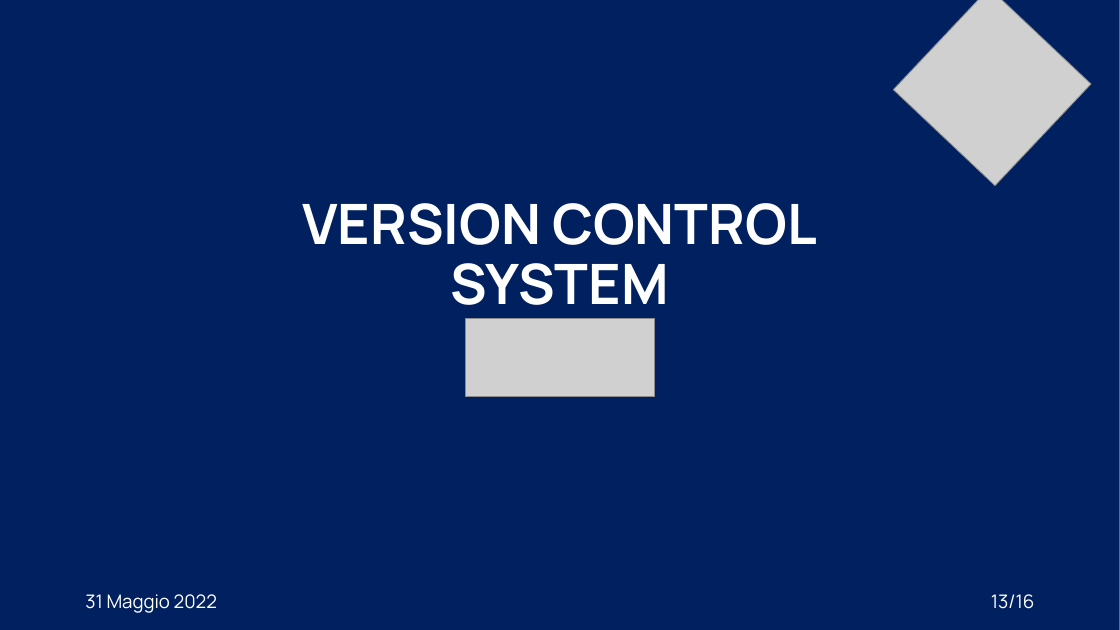
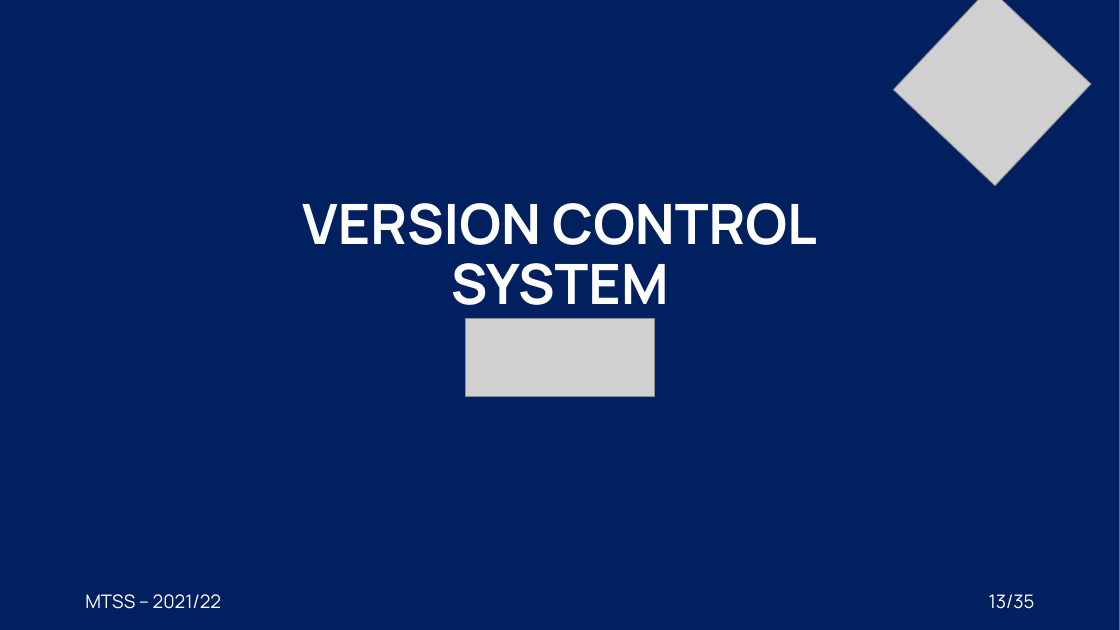
Before and after one commit to XidaZ3/MTSSAssignment3, a slide deck: slide 13 of MTSSAssignment3.pptx. Drawn at 1120x630 pixels with LibreOffice and Linux fonts; fonts in the diff are those of the drawing; grey boxes stand for pictures. Boxes give left, top, right and bottom in pixels: in the first picture for what was removed or moved away, otherwise in the second. Text is boxed around its words. In the diff, an @@ line names an element or a change of style, - is before the commit and + after.

```diff
--- a/MTSSAssignment3.pptx
+++ b/MTSSAssignment3.pptx
@@ text at (85,594,221,609): text changed @@
-31 Maggio 2022
+MTSS – 2021/22
@@ page number at (989,594,1035,609): text changed @@
-13/16
+13/35
```
Also in this commit, not shown: 34 other slides changed, 1 other file.
